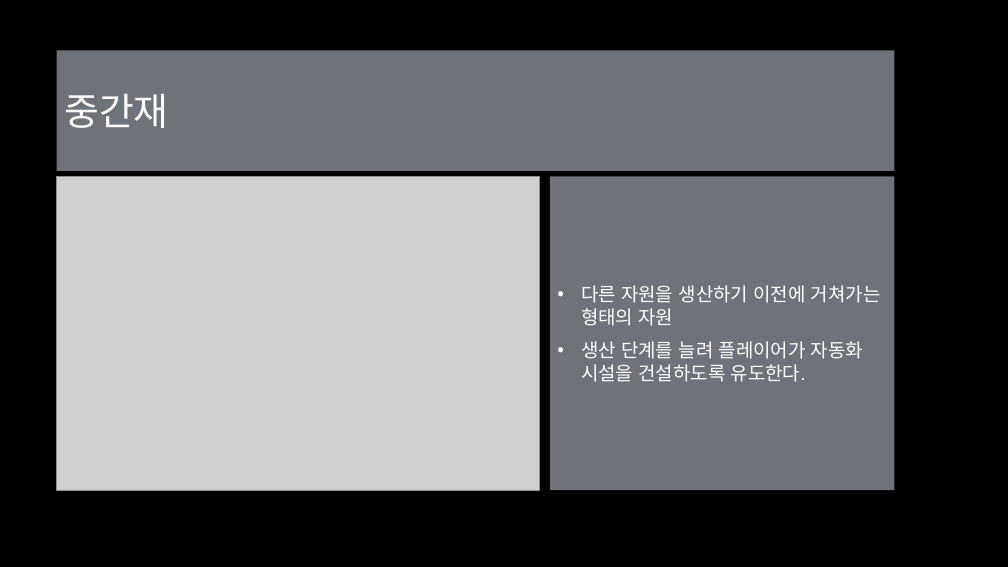
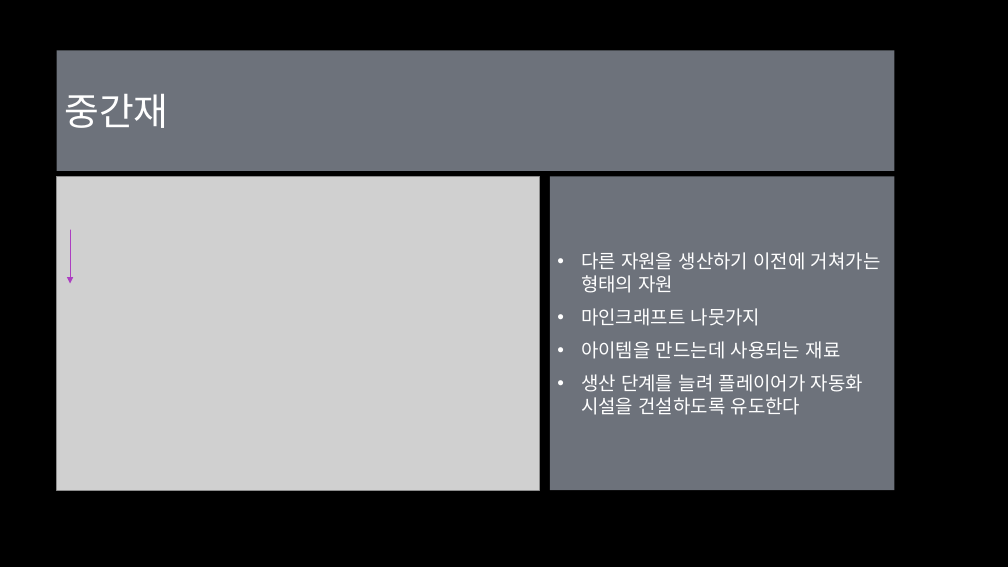
Before and after one commit to Eva-go/Capstone_Project, a slide deck: slide 17 of 문서/마지막 달 조영환,김태현,양영현.pptx. Drawn at 1008x567 pixels with LibreOffice and Linux fonts; fonts in the diff are those of the drawing; grey boxes stand for pictures; background and template pictures are left out. Boxes give left, top, right and bottom in pixels: in the first picture for what was removed or moved away, otherwise in the second. Text is boxed around its words. In the diff, an @@ line names an element or a change of style, - is before the commit and + after.

```diff
--- a/문서/마지막 달 조영환,김태현,양영현.pptx
+++ b/문서/마지막 달 조영환,김태현,양영현.pptx
@@ arrow added from (70, 230) to (70, 284), #AC3EC1 0.75 pt @@
@@ text in rectangle at <box>581,308,863,415</box>: text changed @@
-• 생산 단계를 늘려 플레이어가 자동화 시설을 건설하도록 유도한다.
+• 마인크래프트 나뭇가지
+• 아이템을 만드는데 사용되는 재료
+• 생산 단계를 늘려 플레이어가 자동화 시설을 건설하도록 유도한다
```
Also in this commit, not shown: 5 other slides changed, 2 slides added, 13 other files.
